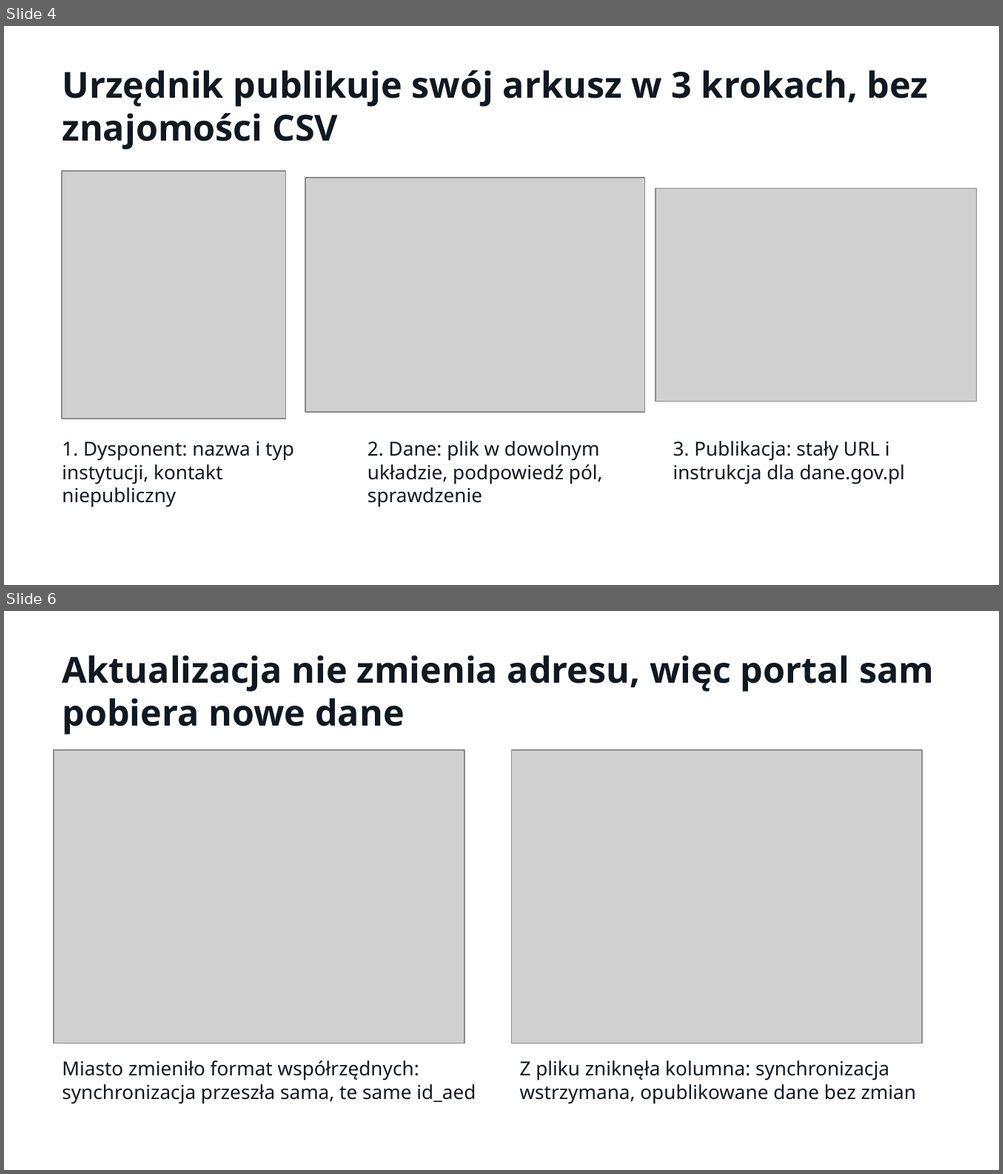
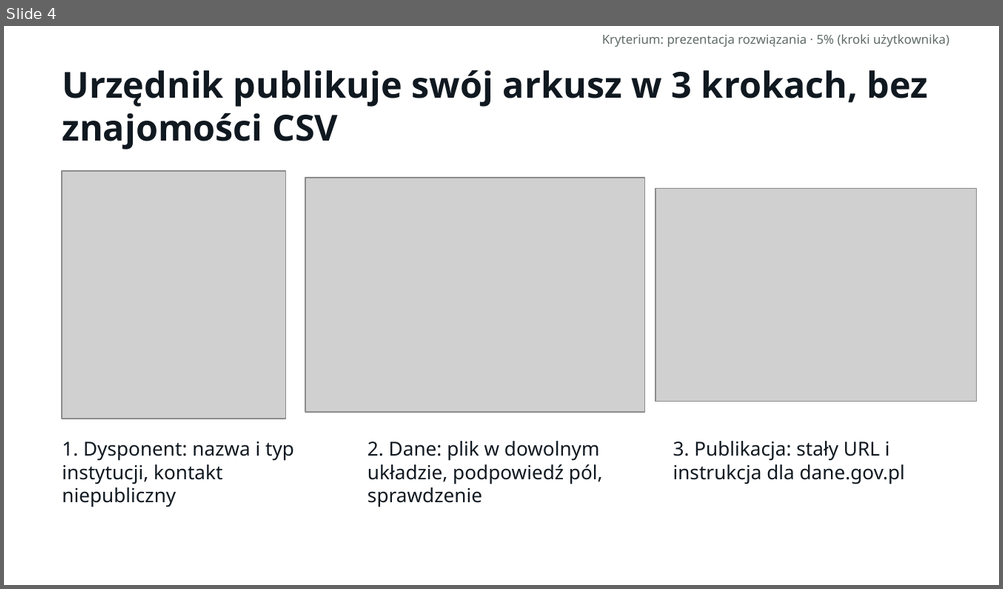
Before and after one commit to LastMinuteGameStudio/hacknation, a slide deck: prezentacja/AEDane – Misja AED (HackNation 2026).pptx. Shown one above the other, each under a label of ours: slides 4 and 6 before the commit, slide 4 after it; the slides between them are not shown. The pictures are 1003x1174 and 1003x589 pixels, drawn with LibreOffice and Linux fonts; fonts in the diff are those of the drawing; grey boxes stand for pictures. Boxes give left, top, right and bottom in pixels: in the first picture for what was removed or moved away, otherwise in the second. Text is boxed around its words. In the diff, an @@ line names an element or a change of style, - is before the commit and + after.

```diff
--- a/prezentacja/AEDane – Misja AED (HackNation 2026).pptx
+++ b/prezentacja/AEDane – Misja AED (HackNation 2026).pptx
@@ slide 6 removed at box(4, 611, 999, 1170), background #FFFFFF @@
@@ text removed at box(62, 655, 933, 735) @@
-Aktualizacja nie zmienia adresu, więc portal sam pobiera nowe dane
@@ picture removed at box(54, 750, 464, 1044) @@
@@ picture removed at box(511, 750, 922, 1044) @@
@@ text removed at box(62, 1061, 475, 1105) @@
-Miasto zmieniło format współrzędnych: synchronizacja przeszła sama, te same id_aed
@@ text removed at box(520, 1061, 916, 1105) @@
-Z pliku zniknęła kolumna: synchronizacja wstrzymana, opublikowane dane bez zmian
@@ slide 4 changed as well @@
@@ text added at box(602, 34, 949, 47), 9 pt, text #5F6B66 @@
+Kryterium: prezentacja rozwiązania · 5% (kroki użytkownika)
```
Also in this commit, not shown: 11 other slides changed, 4 other slides removed.
